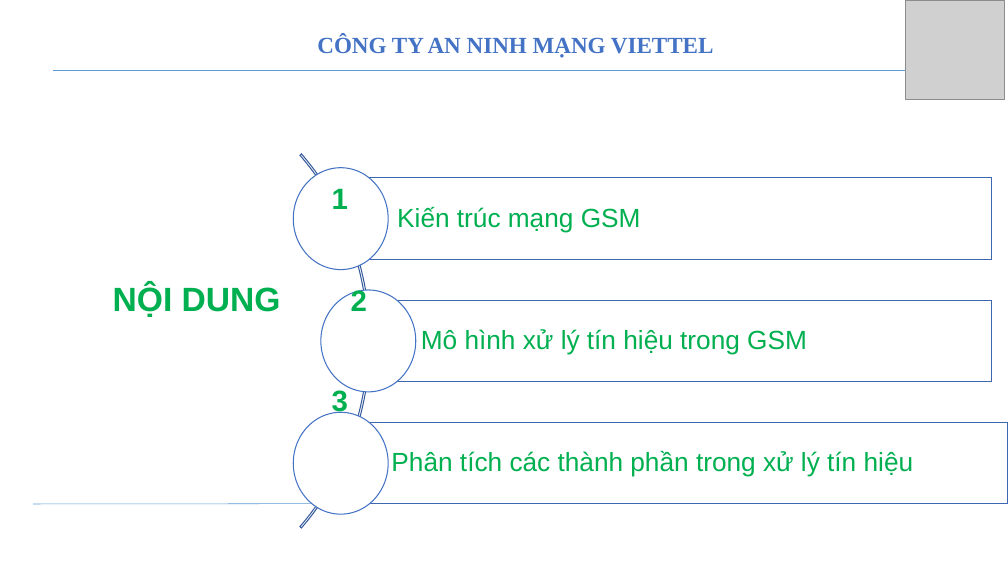
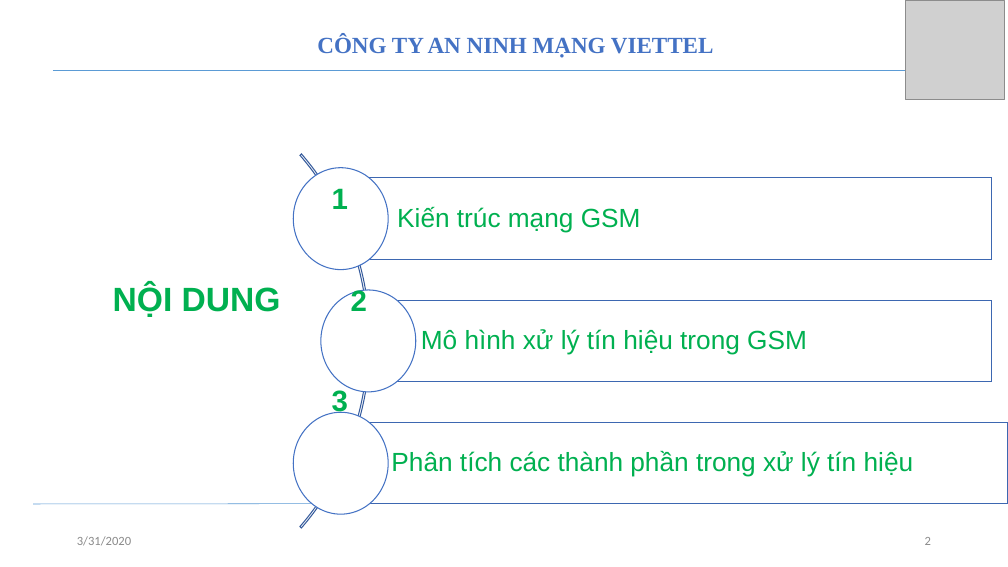
Before and after one commit to datdangquoc97/material, a slide deck: slide 2 of báo cáo.pptx. Drawn at 1008x567 pixels with LibreOffice and Linux fonts; fonts in the diff are those of the drawing; grey boxes stand for pictures. Boxes give left, top, right and bottom in pixels: in the first picture for what was removed or moved away, otherwise in the second. Text is boxed around its words. In the diff, an @@ line names an element or a change of style, - is before the commit and + after.

```diff
--- a/báo cáo.pptx
+++ b/báo cáo.pptx
@@ text added at (77, 536, 131, 546), 12 pt, text #8C8C8C @@
+3/31/2020
@@ page number added at (925, 537, 931, 545), 12 pt, text #8C8C8C @@
+2
```
Also in this commit, not shown: 6 other slides changed, 3 slides added, 4 other files.
